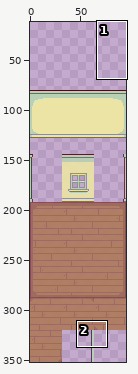
Two versions of one sprite sheet, art/map tiles/building inside tiles.png. Above: a wide view before the commit, with the close-up outlined.
Close-up. The starting point:
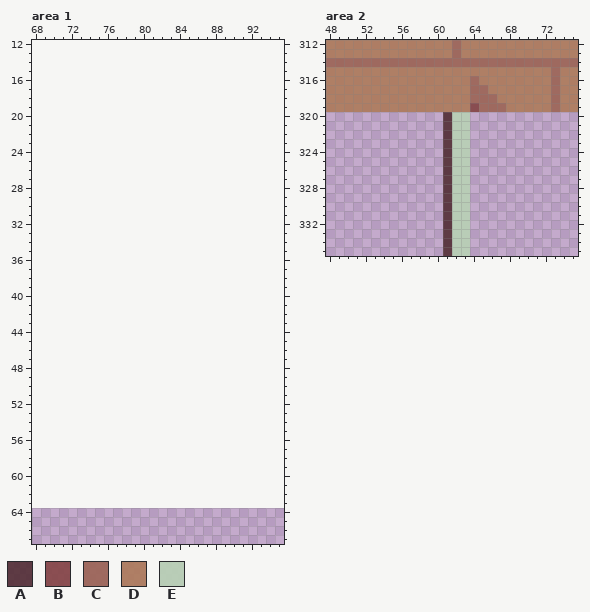
The file is 96x288 pixels. Shown: area 1: x 68..95, y 12..67; area 2: x 48..75, y 312..335. The old version is drawn lined up with the new one, on the new canvas. The wide view leaves out empty margins.
Palette (. is transparent): A #522e35e5  B #844444e5  C #9b6354e5  D #ad7a59e5  E #b8d1b5e5
Pixels before, area 2, first column x 48:
312 DDDDDDDDDDDDDDCDDDDDDDDDDDDD
313 DDDDDDDDDDDDDDCDDDDDDDDDDDDD
314 CCCCCCCCCCCCCCCCCCCCCCCCCCCC
315 DDDDDDDDDDDDDDDDDDDDDDDDDCDD
316 DDDDDDDDDDDDDDDDCDDDDDDDDCDD
317 DDDDDDDDDDDDDDDDCCDDDDDDDCDD
318 DDDDDDDDDDDDDDDDCCCDDDDDDCDD
319 DDDDDDDDDDDDDDDDBCCCDDDDDCDD
320 .............AEE............
321 .............AEE............
322 .............AEE............
323 .............AEE............
324 .............AEE............
325 .............AEE............
326 .............AEE............
327 .............AEE............
328 .............AEE............
329 .............AEE............
330 .............AEE............
331 .............AEE............
332 .............AEE............
333 .............AEE............
334 .............AEE............
335 .............AEE............
The same view after the edit:
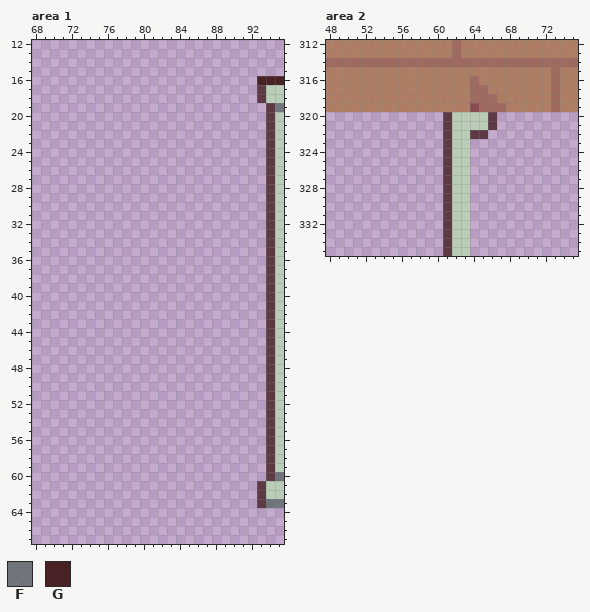
Colours new in this view: F #667072e5  G #3b1313e5
From old to new:
canvas 96x288 -> 96x352, the old top-left corner now at 0,64
Changed rows in their new state; - is an unchanged pixel.
Area 1:
first column x 93:
16 GGG
17 AEE
18 AEE
19 -AF
20 -AE
21 -AE
22 -AE
23 -AE
24 -AE
25 -AE
26 -AE
27 -AE
28 -AE
29 -AE
30 -AE
31 -AE
32 -AE
33 -AE
34 -AE
35 -AE
36 -AE
37 -AE
38 -AE
39 -AE
40 -AE
41 -AE
42 -AE
43 -AE
44 -AE
45 -AE
46 -AE
47 -AE
48 -AE
49 -AE
50 -AE
51 -AE
52 -AE
53 -AE
54 -AE
55 -AE
56 -AE
57 -AE
58 -AE
59 -AE
60 -AF
61 AEE
62 AEE
63 AFF
Area 2:
first column x 64:
320 EEA
321 EEA
322 AA-
